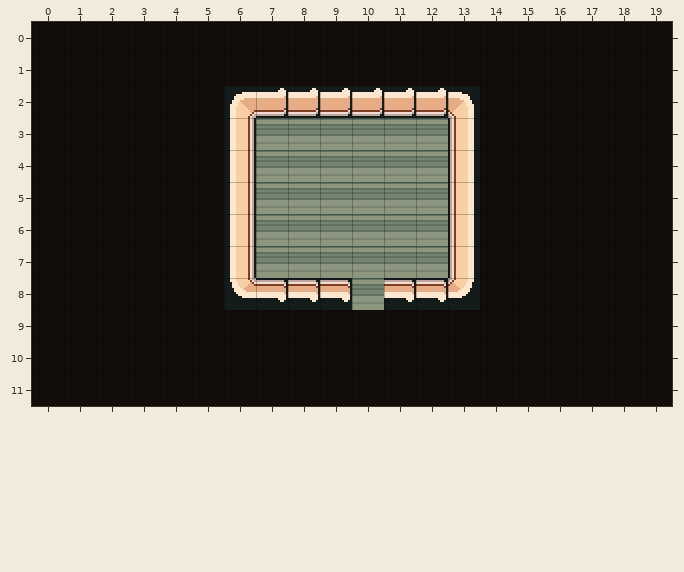
Tiled map (JSON) -- data/tk_maps/w1/jade/qiao--hut-1.tmj. Above: the version before the commit.
Cells are 16x16 px. Shown: x 0..19, y 0..11.
New version:
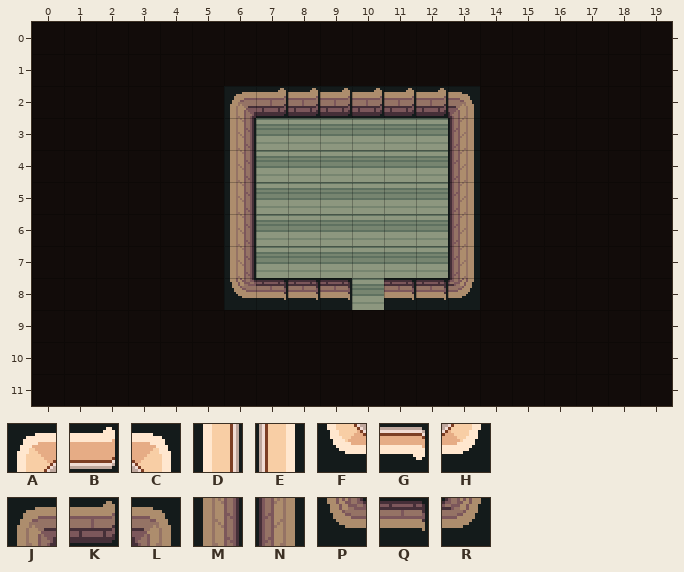
Key: from "n_wall_in": A 0, B 1, C 4, D 10, E 14, F 40, G 41, H 44, J 60, K 61, L 64, M 70, N 74, P 100, Q 101, R 104.
_ is an empty cell, . an unchanged one.
From old to new:
--- layer "wall"
@@ x 6..13 @@
- 2 ABBBBBBC
- 3 D......E
- 4 D......E
- 5 D......E
- 6 D......E
- 7 D......E
- 8 FGGG.GGH
+ 2 JKKKKKKL
+ 3 M......N
+ 4 M......N
+ 5 M......N
+ 6 M......N
+ 7 M......N
+ 8 PQQQ.QQR
Changed places in both pictures, as pixel boxes (x1, y1, x2, y2):
changed: (230, 88, 474, 302)
